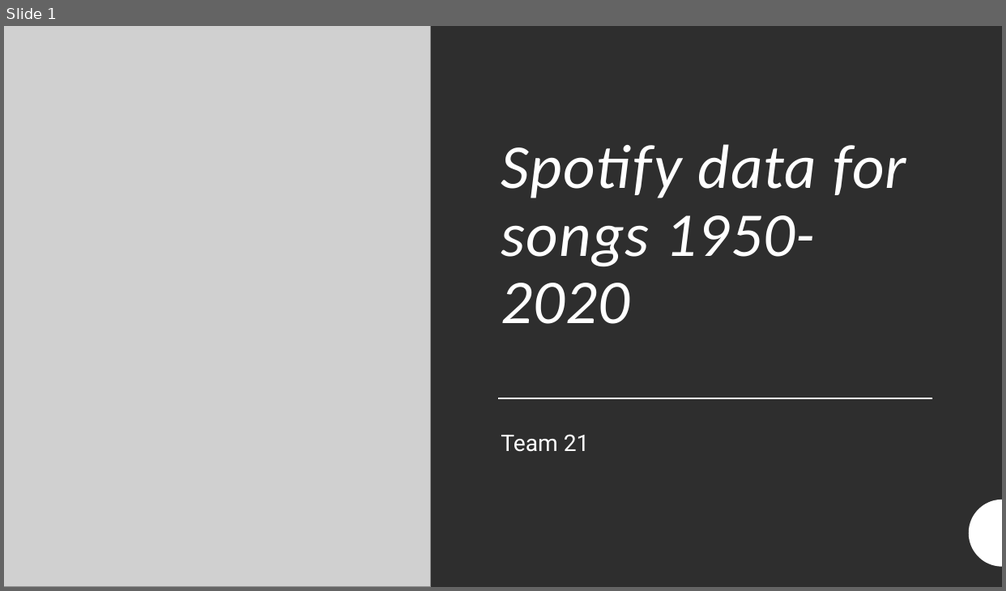
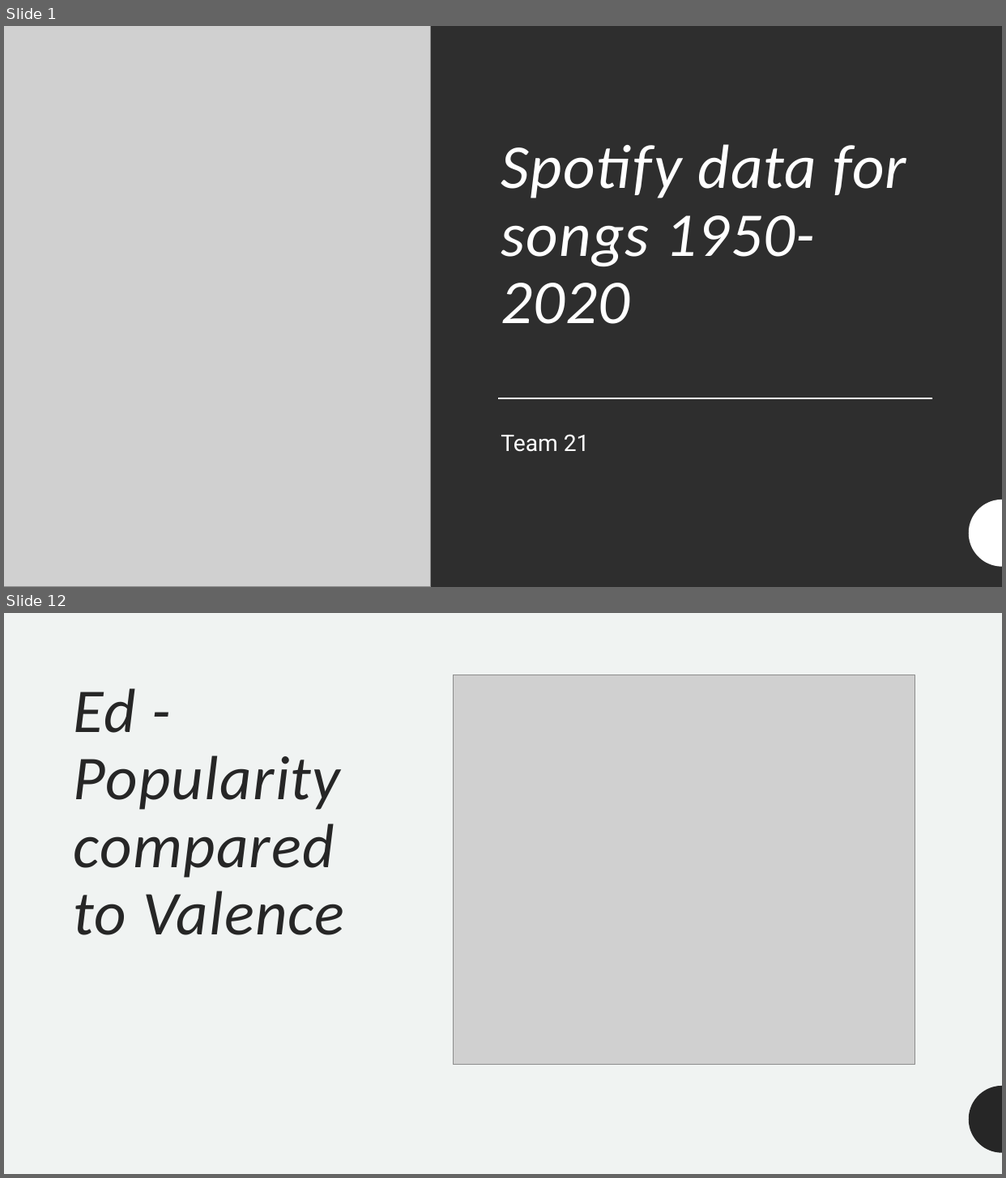
Before and after one commit to Dylstar7890/2022-4216COMP-TEAM21, a slide deck: Spotify data for songs 1950-2020.pptx. Shown one above the other, each under a label of ours: slide 1 before the commit, slides 1 and 12 after it; the slides between them are not shown. The pictures are 1006x591 and 1006x1178 pixels, drawn with LibreOffice and Linux fonts; fonts in the diff are those of the drawing; grey boxes stand for pictures. Boxes give left, top, right and bottom in pixels: in the first picture for what was removed or moved away, otherwise in the second. Text is boxed around its words. In the diff, an @@ line names an element or a change of style, - is before the commit and + after.

```diff
--- a/Spotify data for songs 1950-2020.pptx
+++ b/Spotify data for songs 1950-2020.pptx
@@ slide 12 added at (4, 613, 1002, 1174), background #F0F3F2 @@
@@ picture added at (454, 675, 915, 1064) @@
@@ title added at (74, 688, 344, 935), 60 pt, text #262626, italic @@
+Ed - Popularity compared to Valence
@@ freeform shape added at (969, 1086, 1002, 1153), fill #262626 @@
```
Also in this commit, not shown: 2 slides changed, 11 other slides added.
